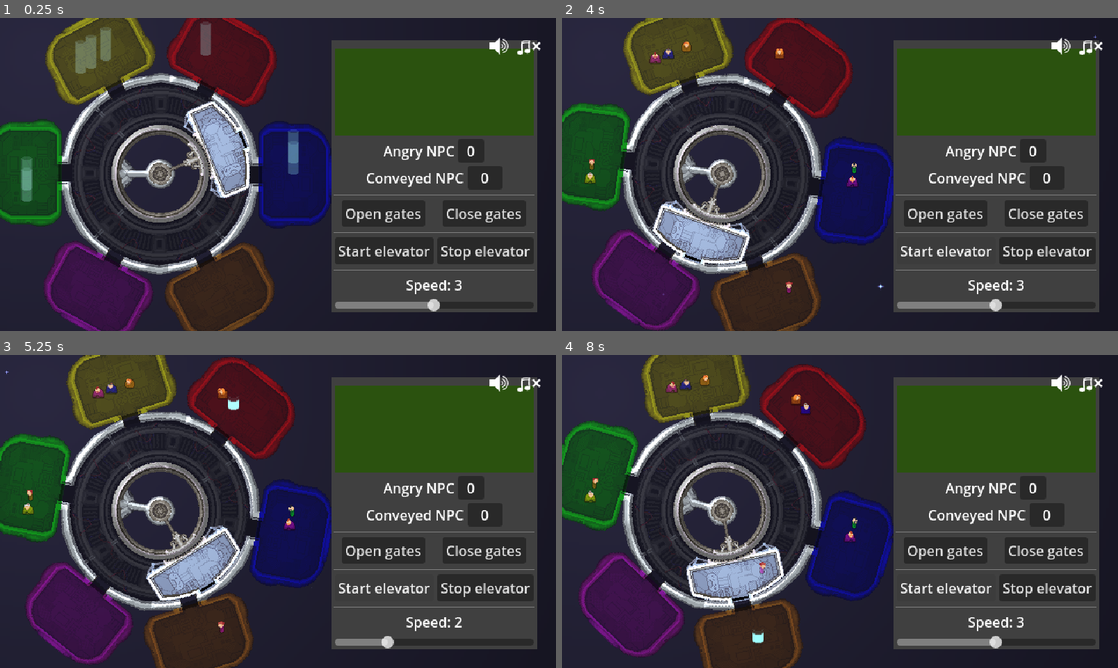
Above: before the commit, frames 1-4 (two rows, left to right).
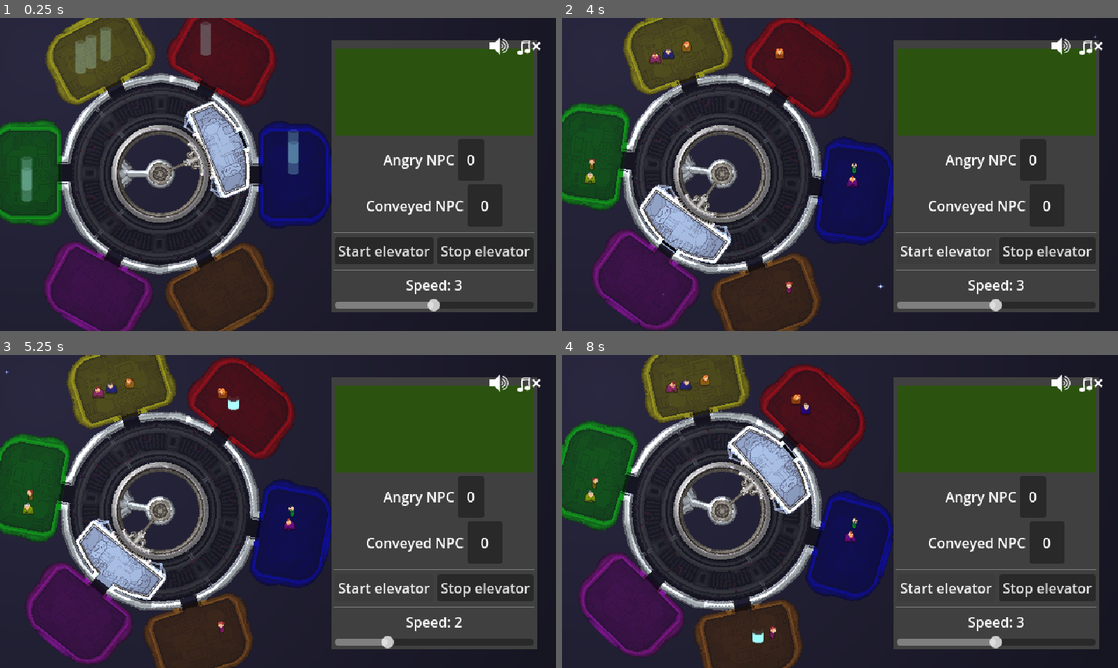
Above: after the commit, the same moments.

Repository: tehelka-gamedev/gmtk-2025
Game: Godot game, scene res://main.tscn
The game is run twice, just before and just after one commit, with the same random seed, the same clock (stepped at 60 frames per second) and the same inputs. The engine's default icon, where the game draws it, is replaced by a stand-in: a white triangle on a blue panel in a dark square. Sound files missing from this copy of the repository are replaced by a short silence.
Inputs (mouse positions are in pixels of both pictures, inside the frame that each line leads up to):
- Up to frame 1 (0.25 s): no input
- Up to frame 2 (4 s): click (945, 212) at 0.5 s, where only the run before the commit has a clickable "Open gates"; click "Start elevator" at 1.25 s; click "Start elevator" at 2 s; tap Enter (open_door) at 2.75, 3.05, 3.6 s; hold Up (ui_up) 2.78-3.53 s; tap Space (elevator_toggle_movement) at 2.85, 3.8 s; hold Down (ui_down) from 3.53 s (still down)
- Up to frame 3 (5.25 s): release Down (ui_down) at 4.28 s; hold Left (decrease_elevator_speed) 4.28-5.03 s; hold Up (ui_up) from 4.28 s (still down); tap Enter (open_door) at 4.55 s; tap Space (elevator_toggle_movement) at 5.1 s
- Up to frame 4 (8 s): release Up (ui_up) at 5.78 s; hold Right (increase_elevator_speed) 5.78-6.53 s; hold Down (ui_down) from 5.78 s (still down); tap Enter (open_door) at 6.05, 6.6, 7.55 s; tap Space (elevator_toggle_movement) at 6.8, 7.35 s

The runs differ from the first frame. In frame 1, 1.5% of the frame differs, in the area x 60-97%, y 40-66%; in frame 2, 4.2%; in frame 3, 6.1%; in frame 4, 6.4%, in the area x 22-97%, y 22-91%.

Commit message:
Door open automatically, remove button from UI

Diff:
--- a/godot/control_panel.gd
+++ b/godot/control_panel.gd
@@ -34,13 +34,6 @@
 func update_speed_label(speed_idx: int) -> void:
     speed_label.text = "Speed: %d" % (speed_idx+1)
 
-func _on_open_gates_pressed() -> void:
-    open_gates_pressed.emit()
-
-
-func _on_close_gates_pressed() -> void:
-    close_gates_pressed.emit()
-
 
 func _on_start_button_pressed() -> void:
     start_elevator_pressed.emit()
--- a/godot/objects/elevator.gd
+++ b/godot/objects/elevator.gd
@@ -32,8 +32,6 @@
 
 @export var space_station: SpaceStation
 
-var door_is_open: bool = false
-
 @export_category("Editor variables")
 @export var inner_pivot:Node2D = null # Where the sprite and object actually is
 @export var room_detector:Area2D = null
@@ -42,10 +40,43 @@
 var _snapping: bool = false
 var _snapped: bool = false
 var _people_are_entering: bool = false
-var _door_coyote_time: float = 0.0
-var _door_coyote_flag: bool = false
+
+# door states
+enum DoorState {
+    CLOSED,
+    OPENED,
+    OPENING,
+    CLOSING
+}
+var _current_door_state: DoorState = DoorState.CLOSED
 
 @onready var _door: Sprite2D = $Door
+
+func door_is_open() -> bool:
+    return _current_door_state == DoorState.OPENED
+
+func door_is_closed() -> bool:
+    return _current_door_state == DoorState.CLOSED
+
+func door_is_closing() -> bool:
+    return _current_door_state == DoorState.CLOSING
+
+func door_is_opening() -> bool:
+    return _current_door_state == DoorState.OPENING
+
+func set_door_open() -> void:
+    _current_door_state = DoorState.OPENED
+    _door.hide()
+    door_opened.emit()
+
+func set_door_closed() -> void:
+    _current_door_state = DoorState.CLOSED
+    _door.show()
+    door_closed.emit()
+
+
+
+#### DOOR END  ####
 
 
 func _ready() -> void:
@@ -59,28 +90,23 @@
     room_detector.body_entered.connect(_on_body_entered)
     room_detector.body_exited.connect(_on_body_exited)
 
+    door_closed.connect(_on_door_closed)
+
 
 func _process(delta: float) -> void:
+    # if Input.is_action_just_pressed("open_door"):
+    # doors have priority
+
     # only can toggle movement if doors are closed
     if Input.is_action_just_pressed("elevator_toggle_movement"):
         handle_toggle_movement()
-
     elif _snapping:
         _handle_snapping(delta)
-
-    if Input.is_action_just_pressed("open_door"):
-        _handle_open_door()
 
     if moving and not _snapping:
         rotation_degrees -= delta * speed_array[current_speed]
     else:
         rotation_degrees += space_station.rotation_speed * delta
-
-    if _door_coyote_flag:
-        _door_coyote_time += delta
-        if _door_coyote_time > DOOR_COYOTE_THRESHOLD:
-            _door_coyote_time = 0.0
-            _door_coyote_flag = false
 
 
 func _unhandled_input(event: InputEvent) -> void:
@@ -90,18 +116,22 @@
         current_speed -= 1
 
 func _open_door() -> void:
+    _current_door_state = DoorState.OPENING
+    print("open door!")
+    get_tree().create_timer(0.5).timeout.connect(set_door_open) # Temporary wait, for animation later
+    print("door opened!")
     # play open_door_animation
     # await open__door_animation.finished
-    door_is_open = true
-    _door.hide()
+
     snap_target.open_door()
-    door_opened.emit()
 
 func _close_door() -> void:
-    door_is_open = false
-    _door.show()
+    _current_door_state = DoorState.CLOSING
+    print("close door !")
+    get_tree().create_timer(0.5).timeout.connect(set_door_closed) # Temporary wait, for animation later
+    print("door closed!")
+
     snap_target.close_door()
-    door_closed.emit()
 
 func _on_body_entered(body: Node2D):
     # UGLY HACK: refer to the grand-parent room, and fallback to the staticBody2D otherwise
@@ -136,10 +166,8 @@
     snapped_to_room.emit(snap_target)
     _snapped = true
     _snapping = false
-    if _door_coyote_flag && _door_coyote_time <= DOOR_COYOTE_THRESHOLD:
-        _handle_open_door()
-        _door_coyote_time = 0.0
-        _door_coyote_flag = false
+
+    _open_door()
 
 
 func get_snapped_room() -> Room:
@@ -147,16 +175,23 @@
 
 
 func handle_toggle_movement() -> void:
-    if door_is_open:
+    if _people_are_entering:
+        return
+
+    if door_is_closing() or door_is_opening():
+        return
+
+    if door_is_open():
+        _close_door()
         return
 
     toggle_movement_requested.emit()
-
 
     # if snapping, we can abort and leave
     if _snapping:
         _snapping = false
         moving = true
+
     # otherwise, if we can snap
     elif snap_target:
         # we start snapping if we move, otherwise that is we are already stopped
@@ -175,19 +210,6 @@
 func set_speed_idx_no_signal(value: int) -> void:
     current_speed = value
 
-
-func on_open_gates() -> void:
-    if door_is_open:
-        return
-    _handle_open_door()
-
-
-func on_close_gates() -> void:
-    if not door_is_open:
-        return
-    _handle_open_door()
-
-
 func on_start_elevator() -> void:
     if moving:
         return
@@ -210,11 +232,7 @@
 func stop_loading_people() -> void:
     _people_are_entering = false
 
-func _handle_open_door() -> void:
-    if _snapped and not _people_are_entering:
-        if door_is_open:
-            _close_door()
-        else:
-            _open_door()
-    elif not _door_coyote_flag and (_snapping or _people_are_entering):
-        _door_coyote_flag = true
+func _on_door_closed() -> void:
+    # go back agaiiiiin
+    print("on door closed")
+    handle_toggle_movement()
--- a/godot/scripts/game_manager.gd
+++ b/godot/scripts/game_manager.gd
@@ -44,8 +44,6 @@
     ))
 
     _control_panel.speed_cursor_changed.connect(elevator.set_speed_idx_no_signal)
-    _control_panel.open_gates_pressed.connect(elevator.on_open_gates)
-    _control_panel.close_gates_pressed.connect(elevator.on_close_gates)
     _control_panel.start_elevator_pressed.connect(elevator.on_start_elevator)
     _control_panel.stop_elevator_pressed.connect(elevator.on_stop_elevator)
     _narrative_manager.update.connect(_control_panel.message_panel.set_message)
--- a/godot/ui/control_panel.tscn
+++ b/godot/ui/control_panel.tscn
@@ -73,27 +73,6 @@
 [node name="HSeparator3" type="HSeparator" parent="VBoxContainer2/VBoxContainer"]
 layout_mode = 2
 
-[node name="HBoxContainer" type="HBoxContainer" parent="VBoxContainer2/VBoxContainer"]
-layout_mode = 2
-size_flags_vertical = 4
-
-[node name="OpenGates" type="Button" parent="VBoxContainer2/VBoxContainer/HBoxContainer"]
-layout_mode = 2
-size_flags_horizontal = 6
-size_flags_vertical = 4
-focus_mode = 0
-text = "Open gates"
-
-[node name="CloseGates" type="Button" parent="VBoxContainer2/VBoxContainer/HBoxContainer"]
-layout_mode = 2
-size_flags_horizontal = 6
-size_flags_vertical = 4
-focus_mode = 0
-text = "Close gates"
-
-[node name="HSeparator" type="HSeparator" parent="VBoxContainer2/VBoxContainer"]
-layout_mode = 2
-
 [node name="HBoxContainer2" type="HBoxContainer" parent="VBoxContainer2/VBoxContainer"]
 layout_mode = 2
 size_flags_vertical = 4
@@ -126,8 +105,6 @@
 max_value = 4.0
 value = 1.0
 
-[connection signal="pressed" from="VBoxContainer2/VBoxContainer/HBoxContainer/OpenGates" to="." method="_on_open_gates_pressed"]
-[connection signal="pressed" from="VBoxContainer2/VBoxContainer/HBoxContainer/CloseGates" to="." method="_on_close_gates_pressed"]
 [connection signal="pressed" from="VBoxContainer2/VBoxContainer/HBoxContainer2/StartButton" to="." method="_on_start_button_pressed"]
 [connection signal="pressed" from="VBoxContainer2/VBoxContainer/HBoxContainer2/StopButton" to="." method="_on_stop_button_pressed"]
 [connection signal="value_changed" from="VBoxContainer2/VBoxContainer/HSlider" to="." method="_on_h_slider_value_changed"]
